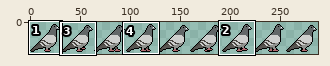
Two states of a sprite sheet, Brackeys Jam 2021.8/Assets/Assets/Pigeon/pigeon_walking2.png. Above, an overview of the earlier version with the close-up marked.
Close-up. Earlier state:
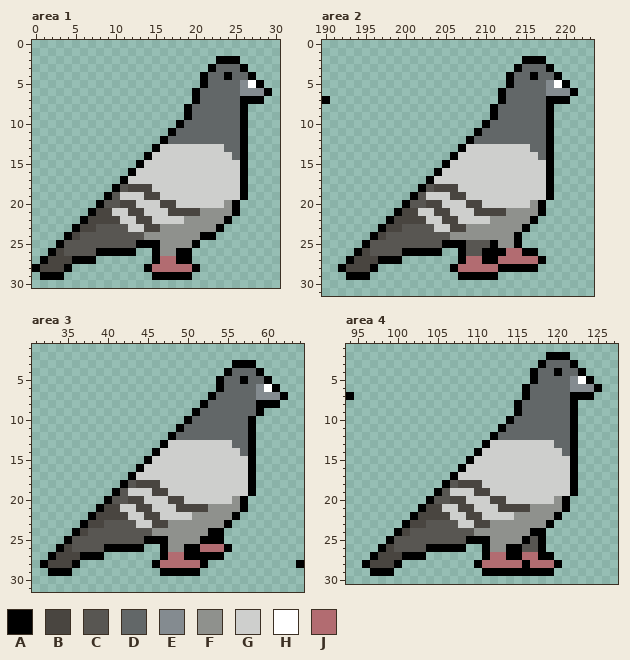
The file is 288x32 pixels. Colours within 5 levels of each other are drawn and written as one. Shown: area 1: x 0..30, y 0..30; area 2: x 190..223, y 0..31; area 3: x 31..64, y 1..31; area 4: x 94..127, y 1..30. The commit also changed other parts of the picture, which this record leaves out.
Palette (. is transparent): A #000000  B #494540  C #585652  D #626768  E #848b90  F #8f918d  G #cecfcd  H #ffffff  J #b26c71
And afterwards:
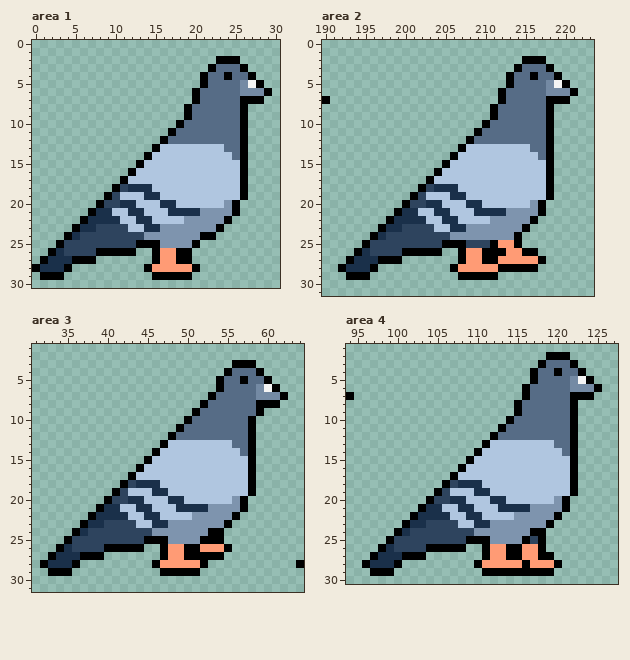
Edits made:
colour B: #494540 -> #1a304a
colour C: #585652 -> #2e445e
colour D: #626768 -> #566c86
colour E: #848b90 -> #748aa4
colour F: #8f918d -> #7e94ae
colour G: #cecfcd -> #b0c6e0
colour H: #ffffff -> #f4f4f4
colour J: #b26c71 -> #ff9b75
Area 1:
y 26: x 16..17 FF -> JJ
Area 2:
y 25: x 212..213 FF -> JJ
y 26: x 208..209 CC -> JJ
Area 3:
y 26: x 48..49 FF -> JJ
Area 4:
y 26: x 112..113 FF -> JJ; x 116..117 CC -> JJ
Pixel boxes of the changes (left, top, right, bottom) in both close-ups:
changed: (40, 64, 264, 272)
changed: (346, 64, 570, 272)
changed: (48, 368, 280, 568)
changed: (370, 360, 594, 568)
